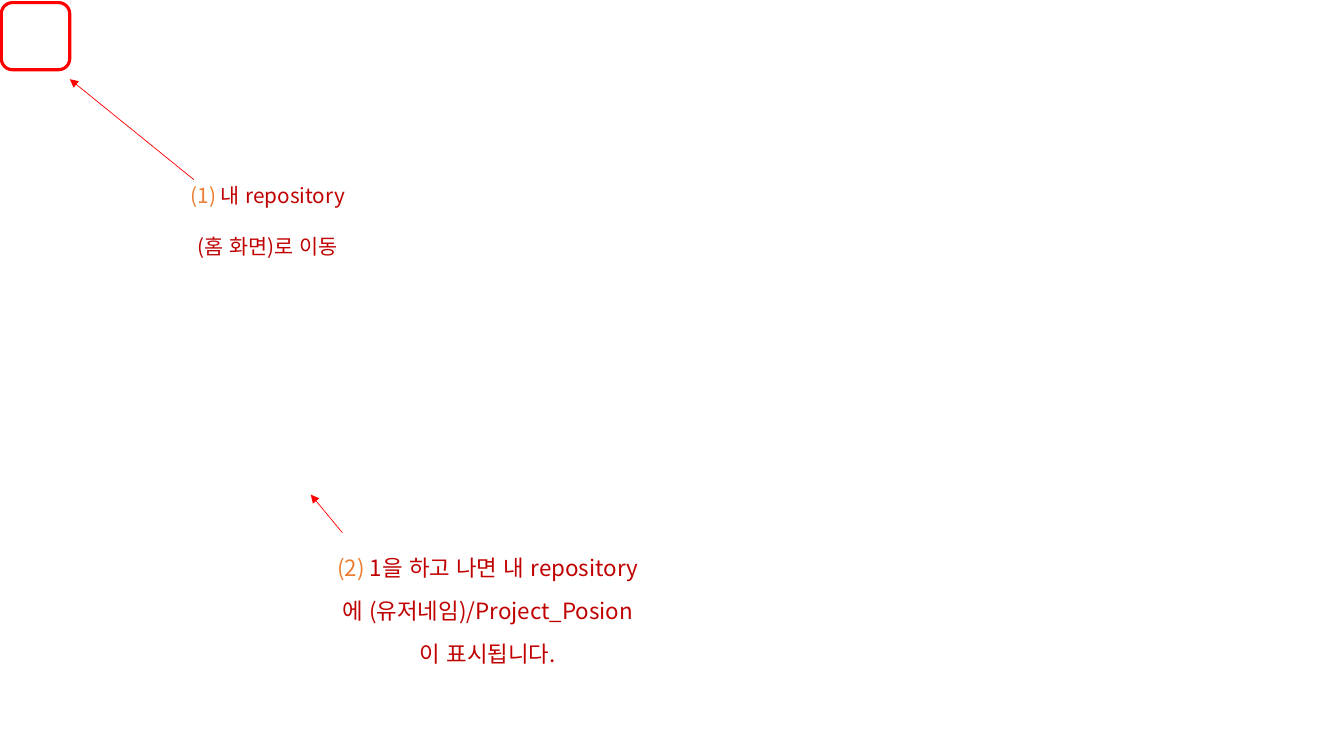
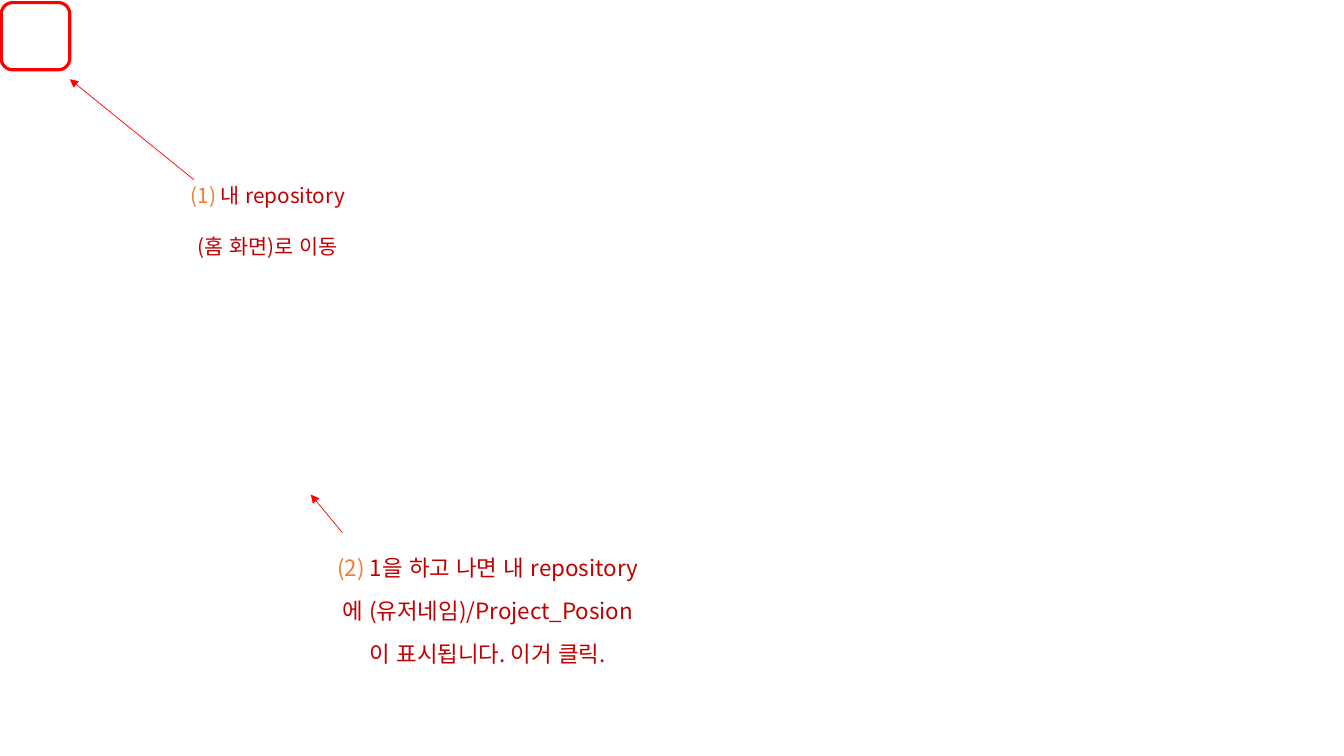
Before and after one commit to ordinaryhan/Project_Poison, a slide deck: slide 3 of 기획/pull requests 방법.pptx (slide 2 before the commit). Drawn at 1344x756 pixels with LibreOffice and Linux fonts; fonts in the diff are those of the drawing; background and template pictures are left out. Boxes give left, top, right and bottom in pixels: in the first picture for what was removed or moved away, otherwise in the second. Text is boxed around its words. In the diff, an @@ line names an element or a change of style, - is before the commit and + after.

```diff
--- a/기획/pull requests 방법.pptx
+++ b/기획/pull requests 방법.pptx
@@ text at [337,557,633,664]: text changed @@
-(2) 1을 하고 나면 내 repository에 (유저네임)/Project_Posion 이 표시됩니다.
+(2) 1을 하고 나면 내 repository에 (유저네임)/Project_Posion 이 표시됩니다. 이거 클릭.
```
Also in this commit, not shown: 3 other slides changed, 5 slides added.
